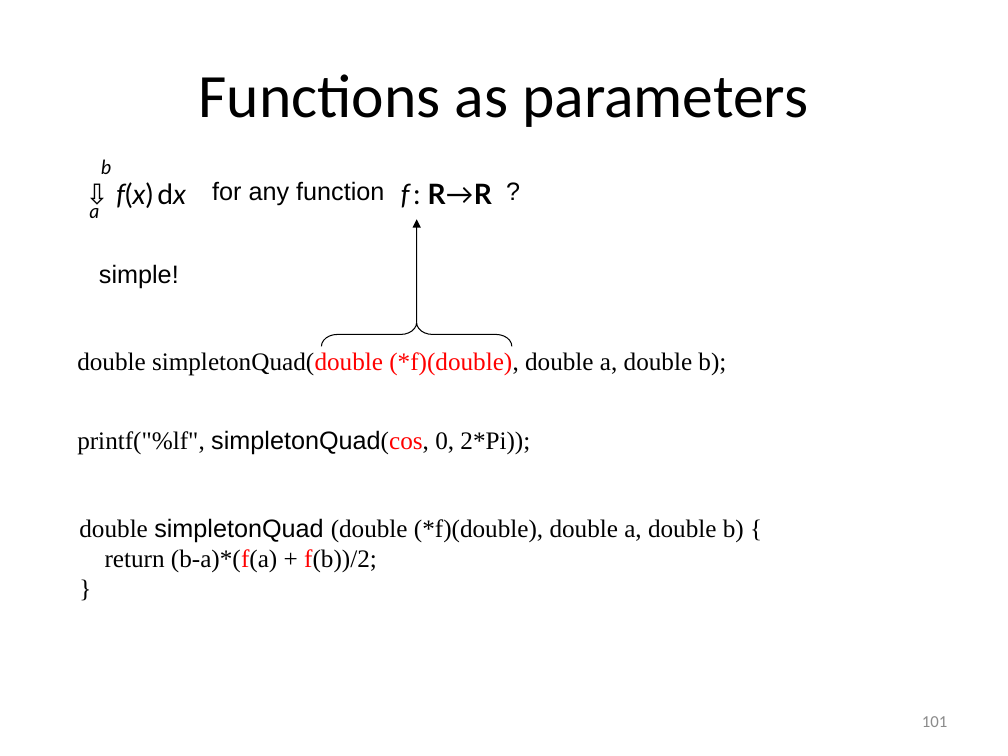
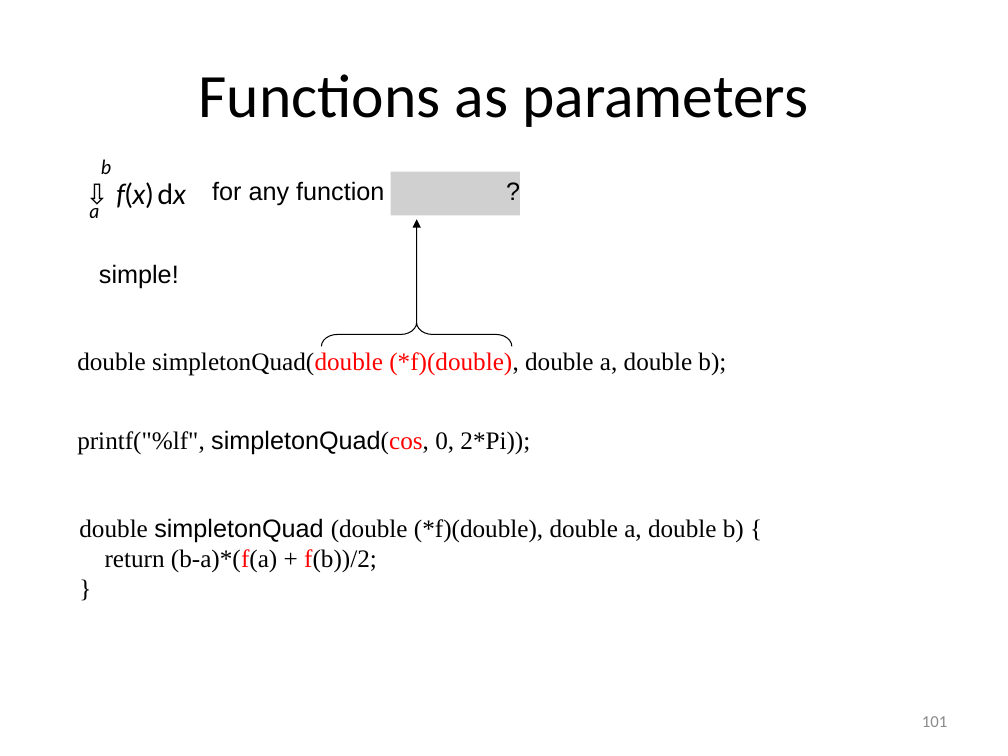
Before and after one commit to gjbex/Scientific-C, a slide deck: slide 101 of scientific_c.pptx. Drawn at 1008x756 pixels with LibreOffice and Linux fonts; fonts in the diff are those of the drawing; grey boxes stand for pictures. Boxes give left, top, right and bottom in pixels: in the first picture for what was removed or moved away, otherwise in the second. Text is boxed around its words. In the diff, an @@ line names an element or a change of style, - is before the commit and + after.

```diff
--- a/scientific_c.pptx
+++ b/scientific_c.pptx
@@ picture added at box(391, 171, 520, 215) @@
@@ text removed at box(401, 183, 492, 208) @@
-f : R→R
```
Also in this commit, not shown: 11 other slides changed.
